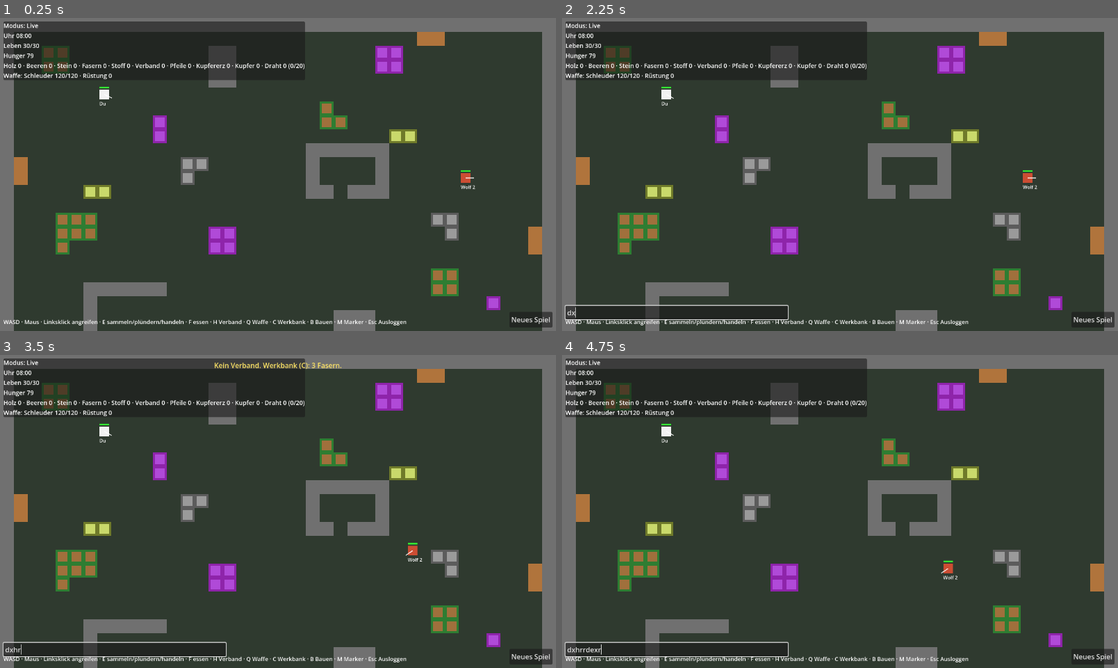
Above: before the commit, frames 1-4 (two rows, left to right).
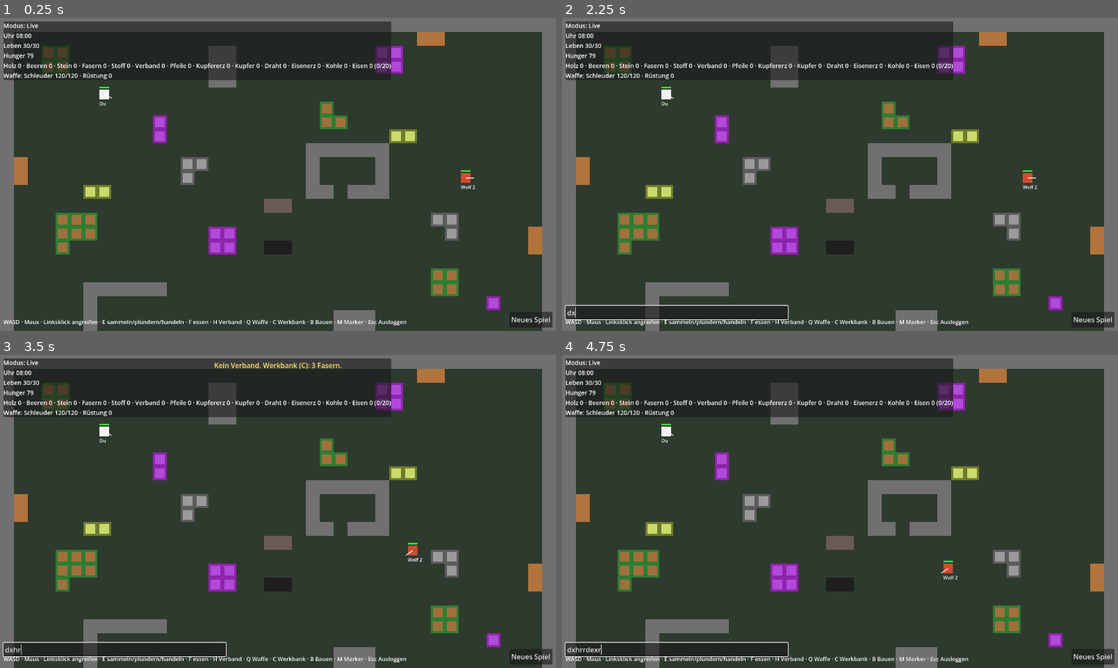
Above: after the commit, the same moments.

Repository: ShivaHaze/godot-game
Game: Godot game, scene res://game/main.tscn
Two runs of this game, one before a commit and one after it. Both use one fixed random seed, a clock stepped at 60 frames per second and the inputs below.
Inputs (mouse positions are in pixels of both pictures, inside the frame that each line leads up to):
- Up to frame 1 (0.25 s): no input
- Up to frame 2 (2.25 s): click "Neues Spiel" at 0.5 s; click "Neues Spiel" at 1.25 s; tap Enter (chat) at 2 s; move the mouse to (962, 158) at 2.02 s; hold D (move_right) from 2.03 s (still down); tap X (demolish) at 2.1 s; click (962, 158) at 2.17 s
- Up to frame 3 (3.5 s): tap H (heal) at 2.3 s; release D (move_right) at 2.75 s; tap R (respawn) at 2.75 s; drag from (166, 527) to (250, 574) at 2.77 s
- Up to frame 4 (4.75 s): tap R (respawn) at 3.5, 4.25 s; move the mouse to (895, 442) at 3.52 s; hold D (move_right) 3.53-4.25 s; hold E (interact) 3.53-4.25 s; tap X (demolish) at 3.8 s; drag from (812, 574) to (673, 464) at 4.27 s

The runs differ from the first frame. In frame 1, 1.3% of the frame differs, in the area x 47-71%, y 1-76%; in frame 2, 1.3%; in frame 3, 1.3%; in frame 4, 1.3%.

Commit message:
Schritt 30: Eisenkette, Mine, Steinwand, schwere Rüstung
- Eisenader/Kohleflöz in der Mitte (Handkarte, Generator), offline nur mit eigener Mine daneben (Grund in der Chronik)
- Eisen = 2 Erz + 1 Kohle; Eisenaxt bricht Steinwände (items 'breaks'), Eisenrüstung verlangsamt (items 'slow', HUD)
- Spielstand berechnet Ausrüstungswerte beim Laden neu; 3 neue Tests (199)

Co-Authored-By: Claude Fable 5.1 <noreply@anthropic.com>
Claude-Session: https://claude.ai/code/session_01RmMPQeVBJTnNWy85fL9v8i

Diff:
--- a/data/buildings.json
+++ b/data/buildings.json
@@ -32,6 +32,23 @@
       "passable": "owner",
       "decay_per_hour": 1.0,
       "color": "#c48a4a"
+    },
+    {
+      "id": "stone_wall",
+      "name": "Steinwand",
+      "tier": "stone",
+      "cost": {
+        "stone": 6
+      },
+      "hp": 120,
+      "size": [
+        1,
+        2
+      ],
+      "passable": "none",
+      "decay_per_hour": 0.4,
+      "color": "#8c8c8c",
+      "_doc": "Stufe Stein: nur Werkzeuge mit 'breaks' stone (Eisenaxt) schlagen sie ein."
     },
     {
       "id": "anchor",
@@ -164,6 +181,28 @@
       "placeable": false,
       "indestructible": true,
       "_doc": "Kartenfeature des neutralen Markts (Zeichen D), gehört niemandem, unzerstörbar. Jeder lagert per E eigen …(242 unchanged characters)…
+    },
+    {
+      "id": "mine",
+      "name": "Mine",
+      "tier": "wood",
+      "cost": {
+        "wood": 12,
+        "stone": 6
+      },
+      "hp": 80,
+      "size": [
+        2,
+        2
+      ],
+      "passable": "none",
+      "decay_per_hour": 1.0,
+      "color": "#7a6248",
+      "next_to_resource": [
+        "iron_ore",
+        "coal"
+      ],
+      "_doc": "Muss direkt neben einer Eisenader oder einem Kohleflöz stehen. Erst damit bauen Offline-Charaktere dort ab (Design: 'offline nur mit Mine'); live geht es von Hand."
     }
   ]
 }
--- a/data/items.json
+++ b/data/items.json
@@ -1,5 +1,5 @@
 {
-  "_doc": "Ausrüstung: Waffen und Rüstung. Spieler und Offli …(718 unchanged characters)… ; NPCs greifen dann zur nächsten Waffe).",
+  "_doc": "Ausrüstung: Waffen und Rüstung. Spieler und Offli …(718 unchanged characters)… ; NPCs greifen dann zur nächsten Waffe). Waffen: 'breaks' = Bauteil-Stufen (tier), die sie einschlagen können (Standard nur wood). Rüstung: 'slow' = Anteil, um den schwere Rüstung verlangsamt (Zustandseffekt Verlangsamung, Gegenmittel: ablegen bzw. leichtere Rüstung).",
   "items": [
     {
       "id": "sling",
@@ -83,6 +83,26 @@
       "effect": "bleeding"
     },
     {
+      "id": "iron_axe",
+      "name": "Eisenaxt",
+      "kind": "weapon",
+      "attack": "melee",
+      "damage": 28,
+      "range": 1.0,
+      "cooldown": 0.9,
+      "starting": false,
+      "cost": {
+        "iron": 3,
+        "wood": 2
+      },
+      "durability": 120,
+      "effect": "bleeding",
+      "breaks": [
+        "wood",
+        "stone"
+      ]
+    },
+    {
       "id": "cloth_armor",
       "name": "Stoffrüstung",
       "kind": "armor",
@@ -103,6 +123,19 @@
         "wood": 6
       },
       "durability": 40
+    },
+    {
+      "id": "iron_armor",
+      "name": "Eisenrüstung",
+      "kind": "armor",
+      "armor": 5,
+      "starting": false,
+      "cost": {
+        "iron": 5,
+        "cloth": 2
+      },
+      "durability": 80,
+      "slow": 0.15
     }
   ]
 }
--- a/data/map.json
+++ b/data/map.json
@@ -21,10 +21,10 @@
     "#C...........SS.......#....#...........#",
     "#C...........S........#....#.....W.....#",
     "#.....FF..............##.###...........#",
-    "#......................................#",
+    "#..................II..................#",
     "#...TTT........................SS......#",
     "#...TTT........BB...............S.....C#",
-    "#...T..........BB.....................C#",
+    "#...T..........BB..KK.................C#",
     "#......................................#",
     "#..............................TT......#",
     "#.....######...................TT......#",
--- a/data/resources.json
+++ b/data/resources.json
@@ -1,5 +1,5 @@
 {
-  "_doc": "Rohstoffe und Verbrauchsgüter. 'nutrition' = Hung …(533 unchanged characters)… r Sensoren und Kupferspeer (items.json).",
+  "_doc": "Rohstoffe und Verbrauchsgüter. 'nutrition' = Hung …(533 unchanged characters)… r Sensoren und Kupferspeer (items.json). Kette: Eisenerz + Kohle (Mitte, offline nur mit Mine) → Eisen (2 Erz + 1 Kohle) → Eisenaxt, Eisenrüstung (items.json).",
   "resources": [
     {
       "id": "wood",
@@ -91,6 +91,31 @@
         "copper": 1
       },
       "yield": 2
+    },
+    {
+      "id": "iron_ore",
+      "name": "Eisenerz",
+      "edible": false,
+      "nutrition": 0,
+      "color": "#6a5a58"
+    },
+    {
+      "id": "coal",
+      "name": "Kohle",
+      "edible": false,
+      "nutrition": 0,
+      "color": "#1e1e1e"
+    },
+    {
+      "id": "iron",
+      "name": "Eisen",
+      "edible": false,
+      "nutrition": 0,
+      "color": "#8a9aa8",
+      "cost": {
+        "iron_ore": 2,
+        "coal": 1
+      }
     }
   ]
 }
--- a/data/tiles.json
+++ b/data/tiles.json
@@ -1,5 +1,5 @@
 {
-  "_doc": "Kacheltypen. 'char' ist das Zeichen in map.json.  …(103 unchanged characters)… Farben nur für die Rechteck-Darstellung.",
+  "_doc": "Kacheltypen. 'char' ist das Zeichen in map.json.  …(103 unchanged characters)… Farben nur für die Rechteck-Darstellung. 'offline_needs' = Bauteil, das ein Offline-Charakter direkt neben der Quelle braucht, um sie abzubauen (Eisen/Kohle: Mine); live geht es von Hand.",
   "tiles": [
     {
       "id": "floor",
@@ -68,6 +68,26 @@
       "color": "#5a4a30",
       "zone": "market",
       "_doc": "Neutraler Markt: kampffrei (kein Schaden, Projektile verpuffen, Wölfe jagen hier nicht), nicht bebaubar, nicht beanspruchbar. D = Markt-Depot auf Marktboden."
+    },
+    {
+      "id": "iron_vein",
+      "char": "I",
+      "name": "Eisenader",
+      "walkable": false,
+      "resource": "iron_ore",
+      "amount": 8,
+      "color": "#6a5a58",
+      "offline_needs": "mine"
+    },
+    {
+      "id": "coal_seam",
+      "char": "K",
+      "name": "Kohleflöz",
+      "walkable": false,
+      "resource": "coal",
+      "amount": 8,
+      "color": "#1e1e1e",
+      "offline_needs": "mine"
     }
   ]
 }
--- a/game/craft_panel.gd
+++ b/game/craft_panel.gd
@@ -121,7 +121,7 @@
 				return "Fernkampf: %d Schaden, %d Projektile%s" % [int(def["damage"]), int(def["max_projectiles"]), (", braucht %s" % data.resources[ammo]["name"]) if not ammo.is_empty() else ""]
 			return "Nahkampf: %d Schaden, Reichweite %.1f" % [int(def["damage"]), float(def["range"])]
 		"armor":
-			return "Rüstung: −%d pro Treffer" % int(def["armor"])
+			return "Rüstung: −%d pro Treffer%s" % [int(def["armor"]), (", schwer: −%d %% Tempo" % int(roundf(float(def["slow"]) * 100.0))) if def.has("slow") else ""]
 	return ""
 
 
--- a/game/hud.gd
+++ b/game/hud.gd
@@ -204,12 +204,12 @@
 	var armor_item := world.armor_item_of(c)
 	if not armor_item.is_empty():
 		weapon_name += " · %s %d/%d" % [world.data.items[armor_item]["name"], int(ceilf(world.durability_left(c, armor_item))), int(world.durability_max(c, armor_item))]
-	_status.text = "Modus: %s\nUhr %s\nLeben %d/%d\nHunger %s\n%s (%d/%d)\nWaffe: %s · Rüstung %d%s" % [
+	_status.text = "Modus: %s\nUhr %s\nLeben %d/%d\nHunger %s\n%s (%d/%d)\nWaffe: %s · Rüstung %d%s%s" % [
 		mode_text,
 		world.clock_string(),
 		int(ceilf(c.hp)), int(c.max_hp),
 		hunger_text,
 		" · ".join(inventory_parts), c.inventory_count(), world.data.bali("inventory.capacity"),
-		weapon_name, int(c.armor),
+		weapon_name, int(c.armor), (" (schwer, −%d %% Tempo)" % int(roundf(c.armor_slow * 100.0))) if c.armor_slow > 0.0 else "",
 		state,
 	]
--- a/game/main.gd
+++ b/game/main.gd
@@ -905,6 +905,8 @@
 				hud.show_message("Neutraler Markt: hier gibt es keinen Kampf.", 1.5)
 			"item_broken":
 				hud.show_message("%s zerbrochen!" % data.items[event["item"]]["name"], 3.0)
+			"too_hard":
+				hud.show_message("Zu hart für %s – dafür braucht es Eisenwerkzeug." % data.items.get(world.get_character(player_id).active_weapon, {}).get("name", "bloße Hände"), 1.5)
 			"no_ammo":
 				hud.show_message("Keine %s mehr." % data.resources[world.ammo_of(event["weapon"])]["name"], 1.5)
 			"healed":
--- a/sim/map_gen.gd
+++ b/sim/map_gen.gd
@@ -12,6 +12,8 @@
 const STONE: String = "S"
 const FIBER: String = "F"
 const COPPER: String = "C"
+const IRON: String = "I"
+const COAL: String = "K"
 const PLAYER: String = "P"
 const WOLF: String = "W"
 const MARKET: String = "M"
@@ -43,6 +45,11 @@
 		_blob(grid, rng, STONE, rng.randi_range(2, 5), width, height)
 	for i in maxi(1, int(inner_cells / 100.0 * 0.3)):
 		_blob(grid, rng, FIBER, rng.randi_range(2, 6), width, height)
+	# Eisen und Kohle nur innen (Design: Mitte, offline nur mit Mine; Kohle seltener = Engpass)
+	for i in maxi(2, int(inner_cells / 100.0 * 0.08)):
+		_blob(grid, rng, IRON, rng.randi_range(2, 4), width, height, 0.4, 1.0)
+	for i in maxi(1, int(inner_cells / 100.0 * 0.05)):
+		_blob(grid, rng, COAL, rng.randi_range(2, 3), width, height, 0.4, 1.0)
 	# Kupferadern nur im äußeren Ring (Design: Kupfer am Rand)
 	for i in maxi(2, int(inner_cells / 100.0 * 0.1)):
 		_blob(grid, rng, COPPER, rng.randi_range(2, 4), width, height, 0.0, 0.15)
--- a/sim/npc_controller.gd
+++ b/sim/npc_controller.gd
@@ -92,6 +92,8 @@
 			if c.inventory_count() >= data.bali("inventory.capacity"):
 				return "Inventar voll"
 			if _find_gather_node(world, c, String(params["resource"]), c.place_pos(String(params["place"])), float(params["radius"])) == null:
+				if _find_gather_node(world, c, String(params["resource"]), c.place_pos(String(params["place"])), float(params["radius"]), false) != null:
+					return "braucht eine Mine daneben"
 				return "nichts zu sammeln in der Leine"
 		"hide":
 			if world.in_transition(c):
@@ -205,7 +207,7 @@
 
 
 ## Nächste Quelle mit Vorrat, deren Mitte innerhalb der Leine liegt.
-static func _find_gather_node(world: SimWorld, c: SimCharacter, resource: String, center: Vector2, radius: float) -> SimResourceNode:
+static func _find_gather_node(world: SimWorld, c: SimCharacter, resource: String, center: Vector2, radius: float, require_mine: bool = true) -> SimResourceNode:
 	var best: SimResourceNode = null
 	var best_d := INF
 	for node: SimResourceNode in world.map.nodes.values():
@@ -215,6 +217,8 @@
 			continue
 		if world.claims.is_foreign(node.cell, c.owner_id):
 			continue  # Rohstoffknoten nur für Eigentümer-NPCs
+		if require_mine and not world.node_offline_ok(node, c.owner_id):
+			continue  # Eisen/Kohle offline nur mit Mine daneben
 		var d := node.center().distance_squared_to(c.pos)
 		if d < best_d:
 			best_d = d
--- a/sim/sim_character.gd
+++ b/sim/sim_character.gd
@@ -21,6 +21,7 @@
 var hp: float = 30.0
 var max_hp: float = 30.0
 var armor: float = 0.0
+var armor_slow: float = 0.0          # Anteil, um den die getragene Rüstung verlangsamt (0 = keine)
 var dead: bool = false
 var death_time: float = -1e9
 var melee_damage: float = 0.0        # 0 = kein Nahkampf (Spielercharaktere schießen nur)
--- a/sim/sim_save.gd
+++ b/sim/sim_save.gd
@@ -85,6 +85,7 @@
 	for entry: Dictionary in dict["characters"]:
 		var c := character_from_dict(data, entry)
 		world.characters[c.id] = c
+		world.refresh_equipment(c)  # abgeleitete Werte (Ruestung, Gewicht, Waffe) aus den Gegenstaenden
 	for entry: Dictionary in dict.get("projectiles", []):
 		var p := SimProjectile.new()
 		p.owner_id = int(entry["owner_id"])
--- a/sim/sim_world.gd
+++ b/sim/sim_world.gd
@@ -332,10 +332,12 @@
 	if c.kind != SimCharacter.Kind.PLAYER:
 		return
 	var best_armor := 0.0
+	c.armor_slow = 0.0
 	for item_id: String in c.items:
 		var def: Dictionary = data.items.get(item_id, {})
-		if def.get("kind", "") == "armor":
-			best_armor = maxf(best_armor, float(def["armor"]))
+		if def.get("kind", "") == "armor" and float(def["armor"]) > best_armor:
+			best_armor = float(def["armor"])
+			c.armor_slow = float(def.get("slow", 0.0))  # die beste Rüstung wird getragen, mit ihrem Gewicht
 	c.armor = data.balf("character.armor") + best_armor
 	if not c.items.has(c.active_weapon):
 		c.active_weapon = ""
@@ -637,6 +639,20 @@
 		for b: SimBuilding in map.buildings.values():
 			if b.owner_id == c.owner_id and b.part == part_id:
 				return "du hast schon %s" % [def["name"]]
+	if def.has("next_to_resource"):
+		var wanted: Array = def["next_to_resource"]
+		var adjacent := false
+		for half: Vector2i in cells:
+			var tile := Vector2i(floori(half.x / 2.0), floori(half.y / 2.0))
+			for step: Vector2i in SimMap.NEIGHBORS_4:
+				var node := map.node_at(tile + step)
+				if node != null and wanted.has(node.resource):
+					adjacent = true
+		if not adjacent:
+			var names: PackedStringArray = []
+			for rid: String in wanted:
+				names.append(String(data.resources[rid]["name"]))
+			return "muss neben %s stehen" % " oder ".join(names)
 	for half: Vector2i in cells:
 		var tile := Vector2i(floori(half.x / 2.0), floori(half.y / 2.0))
 		if claims.is_foreign(tile, c.owner_id):
@@ -708,6 +724,13 @@
 
 
 ## Schaden an einem Bauteil (Nahkampf gegen Holz, später Werkzeuge/Sprengsätze). Bei 0 verschwindet es.
+## Kann die aktive Waffe dieses Bauteil einschlagen? (Holz mit allem, Stein nur mit Eisenwerkzeug.)
+func can_break(c: SimCharacter, b: SimBuilding) -> bool:
+	var tier := String(data.buildings[b.part]["tier"])
+	var breaks: Array = data.items.get(c.active_weapon, {}).get("breaks", ["wood"])
+	return breaks.has(tier)
+
+
 func damage_building(b: SimBuilding, amount: float, attacker_id: int) -> void:
 	if bool(data.buildings.get(b.part, {}).get("indestructible", false)):
 		return
@@ -1252,7 +1275,7 @@
 	if move.length_squared() > 1.0:
 		move = move.normalized()
 	if move != Vector2.ZERO:
-		var speed := c.move_speed
+		var speed := c.move_speed * (1.0 - c.armor_slow)
 		if c.is_weakened():
 			speed *= data.balf("character.weakened_speed_multiplier")
 		c.pos = map.resolve_move(c.pos, move * speed * dt, c.collision_radius, c.owner_id, data)
@@ -1291,6 +1314,8 @@
 		node = map.nearest_node(c.pos, reach, "", true)
 	# Offline-Charaktere sammeln nie auf fremdem Land (Rohstoffknoten nur für Eigentümer-NPCs)
 	if node != null and c.control == SimCharacter.Controller.RULES and claims.is_foreign(node.cell, c.owner_id):
+		node = null
+	if node != null and c.control == SimCharacter.Controller.RULES and not node_offline_ok(node, c.owner_id):
 		node = null
 	if node == null or c.inventory_count() >= data.bali("inventory.capacity"):
 		c.gather_progress = 0.0
@@ -1309,6 +1334,21 @@
 		var claim := claims.claim_at(node.cell)
 		if claim != null and claim.owner_id != c.owner_id:
 			events.append({"type": "theft", "id": c.id, "claim": claim.id, "owner": claim.owner_id, "resource": node.resource})
+
+
+## Darf ein Offline-Charakter dieses Besitzers die Quelle abbauen? Eisen/Kohle nur mit eigener Mine direkt daneben.
+func node_offline_ok(node: SimResourceNode, owner_id: String) -> bool:
+	var needs := String(data.tiles.get(map.tile_id(node.cell), {}).get("offline_needs", ""))
+	if needs.is_empty():
+		return true
+	for step: Vector2i in SimMap.NEIGHBORS_4:
+		var neighbor := node.cell + step
+		if not map.tile_built(neighbor):
+			continue
+		var b := map.building_at_half(neighbor * 2)
+		if b != null and b.part == needs and b.owner_id == owner_id:
+			return true
+	return false
 
 
 ## Holz am eigenen Anker abliefern (E daneben). true, wenn etwas abgeliefert wurde.
@@ -1430,7 +1470,8 @@
 		if c.control != SimCharacter.Controller.PLAYER or c.kind != SimCharacter.Kind.PLAYER:
 			return
 		var b := building_in_reach(c, c.melee_range)
-		if b == null or String(data.buildings[b.part]["tier"]) != "wood":
+		if b == null or not can_break(c, b):
+			events.append({"type": "too_hard", "id": c.id, "building": b.id} if b != null else {"type": "swing", "id": c.id})
 			return
 		c.bite_cooldown = c.melee_cooldown
 		reveal(c)
--- a/tests/unit/test_buildings.gd
+++ b/tests/unit/test_buildings.gd
@@ -32,7 +32,7 @@
 
 func test_data_and_cells() -> void:
 	assert_true(data.is_valid(), "Fehler: %s" % data.errors)
-	assert_eq(data.building_order, ["wood_wall", "wood_door", "anchor", "trade_table", "sensor", "trap", "sign", "spawn_anchor", "depot"] as Array[String])
+	assert_eq(data.building_order, ["wood_wall", "wood_door", "stone_wall", "anchor", "trade_table", "sensor", "trap", "sign", "spawn_anchor", "depot", "mine"] as Array[String])
 	assert_eq(SimBuilding.cells_for([1, 2], Vector2i(4, 6), 0), [Vector2i(4, 6), Vector2i(4, 7)] as Array[Vector2i])
 	assert_eq(SimBuilding.cells_for([1, 2], Vector2i(4, 6), 1), [Vector2i(4, 6), Vector2i(5, 6)] as Array[Vector2i])
 	assert_eq(SimBuilding.half_cell_of(Vector2(20.5, 5.5)), Vector2i(41, 11))
--- a/tests/unit/test_cloth_chain.gd
+++ b/tests/unit/test_cloth_chain.gd
@@ -22,7 +22,7 @@
 
 
 func test_chain_fibers_cloth_bandage_and_armor() -> void:
-	assert_eq(data.craftable_resources(), ["cloth", "bandage", "arrow", "copper", "wire"] as Array[String])
+	assert_eq(data.craftable_resources(), ["cloth", "bandage", "arrow", "copper", "wire", "iron"] as Array[String])
 	player.inventory["fibers"] = 2
 	assert_eq(world.craft(player, "bandage"), "zu wenig Stoff (1 nötig)")
 	assert_eq(world.craft(player, "cloth"), "")
--- /dev/null
+++ b/tests/unit/test_iron_chain.gd
@@ -0,0 +1,140 @@
+extends GutTest
+## Eisen und Kohle (Mitte): offline nur mit Mine daneben, Eisen braucht Kohle, Eisenaxt bricht Stein, Eisenrüstung macht langsam.
+
+const OPEN: Vector2 = Vector2(20.5, 5.5)
+
+var data: SimData
+var world: SimWorld
+var player: SimCharacter
+
+
+func before_each() -> void:
+	data = SimData.load_from_dir("res://data")
+	world = SimWorld.new(data, 181)
+	world.lod_enabled = false
+	player = world.get_character(world.setup_new_game())
+	player.pos = OPEN
+	for c: SimCharacter in world.characters.values():
+		if c.kind == SimCharacter.Kind.WOLF:
+			c.pos = Vector2(38.5, 28.5)
+			c.home_pos = c.pos
+			c.control = SimCharacter.Controller.NONE
+
+
+func test_ore_in_the_middle_hand_map_and_generator() -> void:
+	assert_eq(world.map.node_at(Vector2i(19, 13)).resource, "iron_ore")
+	assert_eq(world.map.node_at(Vector2i(20, 16)).resource, "coal")
+	var gen := SimData.load_from_dir("res://data")
+	assert_true(gen.apply_map(MapGen.generate(120, 90, 7)).is_empty())
+	var big := SimWorld.new(gen, 1)
+	var iron := 0
+	var coal := 0
+	for node: SimResourceNode in big.map.nodes.values():
+		if node.resource != "iron_ore" and node.resource != "coal":
+			continue
+		if node.resource == "iron_ore":
+			iron += 1
+		else:
+			coal += 1
+		var edge := minf(minf(node.cell.x, big.map.width - 1 - node.cell.x) / (big.map.width * 0.5), minf(node.cell.y, big.map.height - 1 - node.cell.y) / (big.map.height * 0.5))
+		assert_gte(edge, 0.35, "innen (Randabstand ≥ 40 %% der halben Kartengröße): %s" % node.cell)
+	assert_gt(iron, 0)
+	assert_gt(coal, 0)
+	assert_lt(coal, iron, "Kohle ist der Engpass")
+
+
+func test_offline_mining_needs_a_mine_live_does_not() -> void:
+	player.pos = Vector2(18.5, 13.5)  # neben der Eisenader (19, 13)
+	# Live von Hand
+	var intent := SimIntent.new()
+	intent.interact = true
+	for i in 20 * 3:
+		world.set_intent(player.id, intent)
+		world.tick()
+	assert_gte(int(player.inventory.get("iron_ore", 0)), 1, "live von Hand: %s" % [player.inventory])
+	player.inventory["iron_ore"] = 0
+	# Offline ohne Mine: Grund in der Chronik
+	var rules := data.normalize_rule_list([
+		{"if": {"condition": "else"}, "then": {"action": "gather", "params": {"resource": "iron_ore", "place": "here", "radius": 4}}},
+	], "Test")
+	world.logout(player.id, rules, "Bergmann")
+	player.logout_time = -1e9
+	world.advance(30.0)
+	assert_eq(int(player.inventory.get("iron_ore", 0)), 0, "offline ohne Mine nichts")
+	var found := false
+	for line: String in SimChronicle.format_all(player):
+		if line.contains("braucht eine Mine daneben"):
+			found = true
+	assert_true(found, "Chronik: %s" % [SimChronicle.format_all(player)])
+	# Mine bauen (nur neben Erz/Kohle), dann klappt es offline
+	world.login(player.id)
+	player.inventory["wood"] = 12
+	player.inventory["stone"] = 6
+	player.pos = Vector2(17.5, 13.5)
+	assert_eq(world.can_place(player, "mine", Vector2i(34, 30), 0), "muss neben Eisenerz oder Kohle stehen")  # Kachel (17, 15)
+	var mine := world.place_building(player, "mine", Vector2i(36, 26), 0)  # Kachel (18, 13), westlich der Ader
+	assert_not_null(mine, "Mine: %s" % world.can_place(player, "mine", Vector2i(36, 26), 0))
+	player.pos = Vector2(19.5, 14.5)
+	world.logout(player.id, rules, "Bergmann")
+	player.logout_time = -1e9
+	world.advance(60.0)
+	assert_gte(int(player.inventory.get("iron_ore", 0)), 2, "mit Mine: %s" % [player.inventory])
+	# Fremde Mine zählt nicht
+	var stranger := world.spawn_player(Vector2(21.5, 13.5), "p2", "Fremder")
+	assert_false(world.node_offline_ok(world.map.node_at(Vector2i(20, 13)), "p2"))
+	assert_true(world.node_offline_ok(world.map.node_at(Vector2i(19, 13)), "p1"))
+	assert_eq(stranger.owner_id, "p2")
+
+
+func test_iron_needs_coal_axe_breaks_stone_wall_armor_slows() -> void:
+	player.inventory["iron_ore"] = 6
+	assert_eq(world.craft(player, "iron"), "zu wenig Kohle (1 nötig)", "Kohle ist der Engpass")
+	player.inventory["coal"] = 3
+	for i in 3:
+		assert_eq(world.craft(player, "iron"), "")
+	assert_eq(int(player.inventory["iron"]), 3)
+	player.inventory["wood"] = 10
+	player.inventory["stone"] = 12
+	assert_eq(world.craft(player, "club"), "")
+	assert_eq(world.craft(player, "iron_axe"), "")
+	var wall := world.place_building(player, "stone_wall", Vector2i(44, 10), 0)
+	assert_not_null(wall)
+	player.pos = Vector2(21.3, 5.6)  # in Schlagweite der Wand (Halbzellen ab x = 22)
+	player.facing = Vector2.RIGHT
+	var intent := SimIntent.new()
+	intent.melee = true
+	world.set_active_weapon(player, "club")
+	world.set_intent(player.id, intent)
+	world.tick()
+	assert_almost_eq(wall.hp, wall.max_hp, 0.01, "Keule kann Stein nicht brechen (nur Verfall)")
+	var too_hard := false
+	for event: Dictionary in world.events:
+		if event.get("type") == "too_hard":
+			too_hard = true
+	assert_true(too_hard)
+	player.bite_cooldown = 0.0
+	world.set_active_weapon(player, "iron_axe")
+	world.set_intent(player.id, intent)
+	world.tick()
+	assert_lt(wall.hp, wall.max_hp, "Eisenaxt bricht Stein")
+	# Schwere Rüstung
+	player.inventory["iron"] = 5
+	player.inventory["cloth"] = 2
+	assert_eq(world.craft(player, "iron_armor"), "")
+	assert_eq(player.armor, data.balf("character.armor") + 5.0)
+	assert_almost_eq(player.armor_slow, 0.15, 0.001)
+	player.pos = Vector2(10.5, 5.5)
+	var start := player.pos
+	var walk := SimIntent.new()
+	walk.move = Vector2.RIGHT
+	for i in 20:
+		world.set_intent(player.id, walk)
+		world.tick()
+	var slow_distance := player.pos.distance_to(start)
+	world.wear(player, "iron_armor", 1000.0)
+	assert_eq(player.armor_slow, 0.0, "ohne Rüstung wieder flott")
+	player.pos = start
+	for i in 20:
+		world.set_intent(player.id, walk)
+		world.tick()
+	assert_almost_eq(slow_distance / player.pos.distance_to(start), 0.85, 0.02, "15 % langsamer")
--- a/tests/unit/test_items.gd
+++ b/tests/unit/test_items.gd
@@ -44,7 +44,7 @@
 
 func test_items_data_loaded() -> void:
 	assert_true(data.is_valid(), "Fehler: %s" % data.errors)
-	assert_eq(data.item_order, ["sling", "bow", "club", "stone_axe", "copper_spear", "cloth_armor", "wood_armor"] as Array[String])
+	assert_eq(data.item_order, ["sling", "bow", "club", "stone_axe", "copper_spear", "iron_axe", "cloth_armor", "wood_armor", "iron_armor"] as Array[String])
 	assert_true(player.items.has("sling"), "Startausrüstung")
 	assert_eq(player.active_weapon, "sling")
 	assert_eq(player.armor, data.balf("character.armor"))
--- a/tests/unit/test_resources_chains.gd
+++ b/tests/unit/test_resources_chains.gd
@@ -29,10 +29,10 @@
 
 func test_data_has_new_resources_tiles_and_nodes() -> void:
 	assert_true(data.is_valid(), "Fehler: %s" % data.errors)
-	assert_eq(data.resource_order, ["wood", "berries", "stone", "fibers", "cloth", "bandage", "arrow", "copper_ore", "copper", "wire"] as Array[String])
+	assert_eq(data.resource_order, ["wood", "berries", "stone", "fibers", "cloth", "bandage", "arrow", "copper_ore", "copper", "wire", "iron_ore", "coal", "iron"] as Array[String])
 	assert_true(data.tiles.has("stone_deposit"))
 	assert_true(data.tiles.has("fiber_plant"))
-	assert_eq(data.craftable_resources(), ["cloth", "bandage", "arrow", "copper", "wire"] as Array[String])
+	assert_eq(data.craftable_resources(), ["cloth", "bandage", "arrow", "copper", "wire", "iron"] as Array[String])
 	var stone := 0
 	var fibers := 0
 	for node: SimResourceNode in world.map.nodes.values():
--- a/tests/unit/test_sim_data.gd
+++ b/tests/unit/test_sim_data.gd
@@ -21,7 +21,7 @@
 func test_real_data_is_valid() -> void:
 	var data := SimData.load_from_dir("res://data")
 	assert_true(data.is_valid(), "Fehler: %s" % data.errors)
-	assert_eq(data.resource_order, ["wood", "berries", "stone", "fibers", "cloth", "bandage", "arrow", "copper_ore", "copper", "wire"] as Array[String])
+	assert_eq(data.resource_order, ["wood", "berries", "stone", "fibers", "cloth", "bandage", "arrow", "copper_ore", "copper", "wire", "iron_ore", "coal", "iron"] as Array[String])
 	assert_eq(data.condition_order.size(), 9, "5 Bedingungen + Sonst + gesperrte 'Fremder im Claim', 'Sensor ausgelöst' und 'blutet'")
 	assert_eq(data.action_order.size(), 10, "6 Start-Aktionen + gesperrte 'greife an', 'verbinde dich', 'stelle her', 'liefere'")
 	assert_eq(data.role_order, ["hide", "guard", "gatherer", "trader"] as Array[String])
--- a/tests/unit/test_sim_map.gd
+++ b/tests/unit/test_sim_map.gd
@@ -17,7 +17,7 @@
 	assert_false(map.is_walkable(Vector2i(3, 2)), "Holzquelle ist nicht begehbar")
 	var expected := 0
 	for row: String in data.map_rows:
-		expected += row.count("T") + row.count("B") + row.count("S") + row.count("F") + row.count("C")
+		expected += row.count("T") + row.count("B") + row.count("S") + row.count("F") + row.count("C") + row.count("I") + row.count("K")
 	assert_eq(map.nodes.size(), expected, "alle Quellen-Zeichen werden Quellen")
 
 
Not shown, added: tests/unit/test_iron_chain.gd.uid
Not shown, changed: CLAUDE.md
Not shown, changed: docs/design-doc.md
